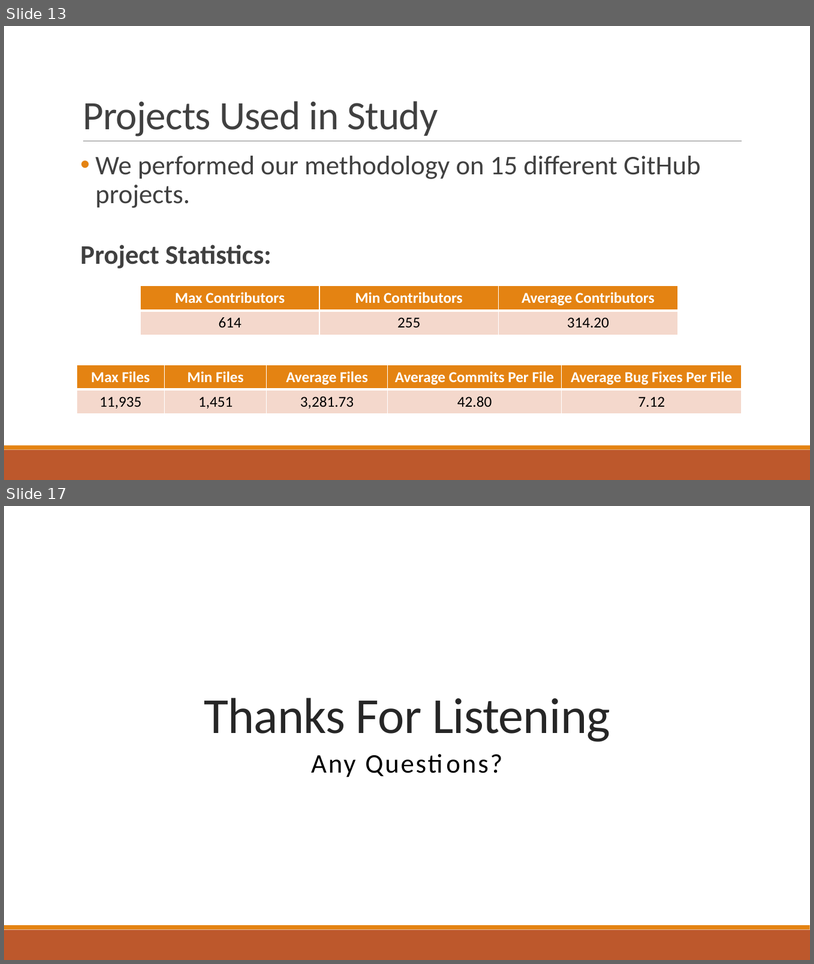
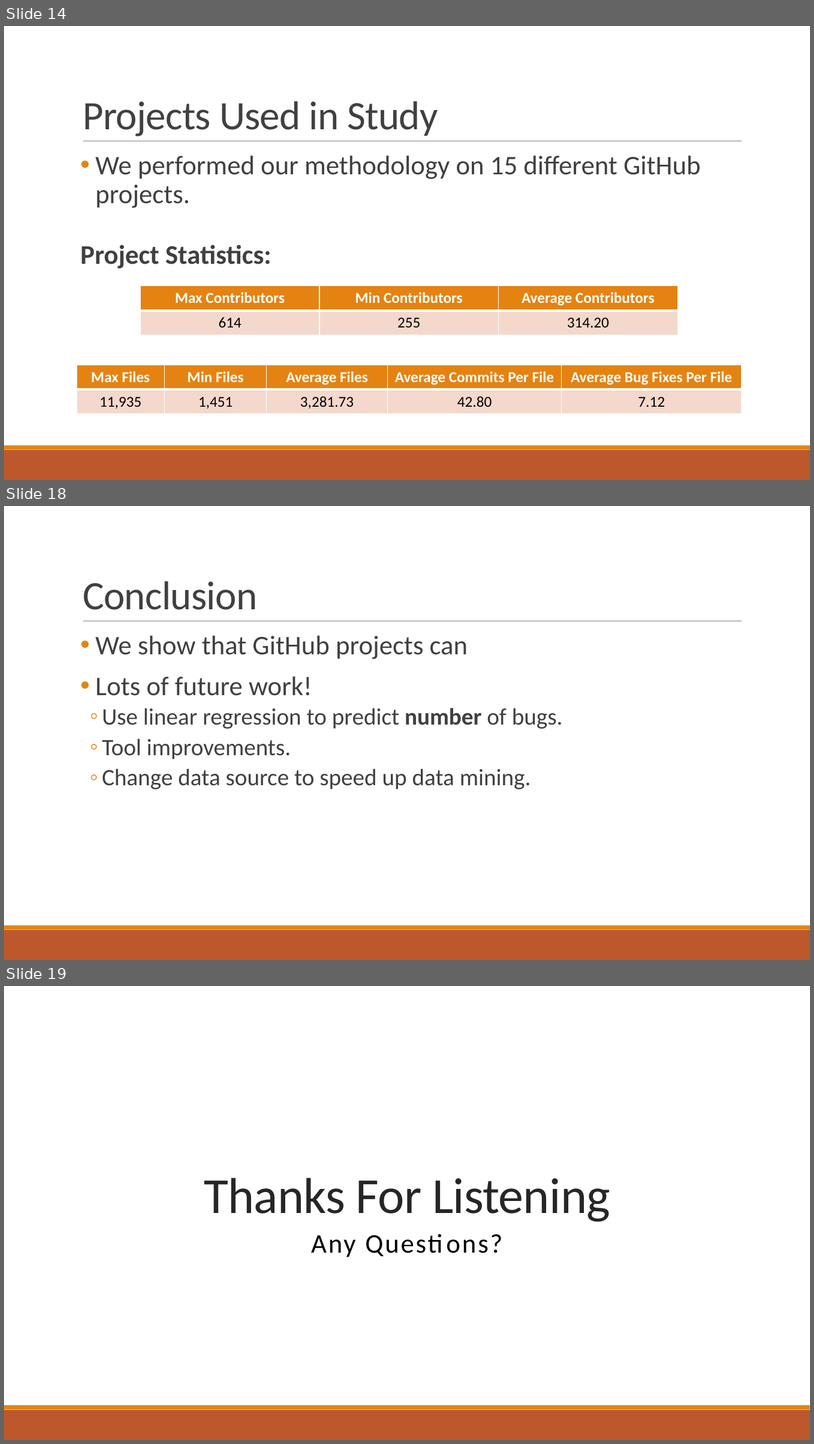
Before and after one commit to bmuscede/NetworkMine, a slide deck: Final-Presentation/Presentation.pptx. Shown one above the other, each under a label of ours: slides 13 and 17 before the commit, slides 14, 18 and 19 after it; the slides between them are not shown. The pictures are 814x964 and 814x1444 pixels, drawn with LibreOffice and Linux fonts; fonts in the diff are those of the drawing; background and template pictures are left out. Boxes give left, top, right and bottom in pixels: in the first picture for what was removed or moved away, otherwise in the second. Text is boxed around its words. In the diff, an @@ line names an element or a change of style, - is before the commit and + after.

Commit message:
Updated the Logistic Regression system

```diff
--- a/Final-Presentation/Presentation.pptx
+++ b/Final-Presentation/Presentation.pptx
@@ slide 18 added at bbox=[4, 506, 810, 960], background #FFFFFF; not listed: 3 template elements that a slide beside it also shows @@
@@ title added at bbox=[83, 581, 258, 610], 48 pt, text #404040 @@
+Conclusion
@@ text added at bbox=[95, 636, 563, 789], 28 pt, text #404040 @@
+• We show that GitHub projects can
+• Lots of future work!
+  ◦ Use linear regression to predict number of bugs.
+  ◦ Tool improvements.
+  ◦ Change data source to speed up data mining.
@@ what was slide 13 is now slide 14 @@
@@ what was slide 17 is now slide 19 @@
```
Also in this commit, not shown: 2 slides changed, 2 other slides added, 1 slide removed, 2 other files.
